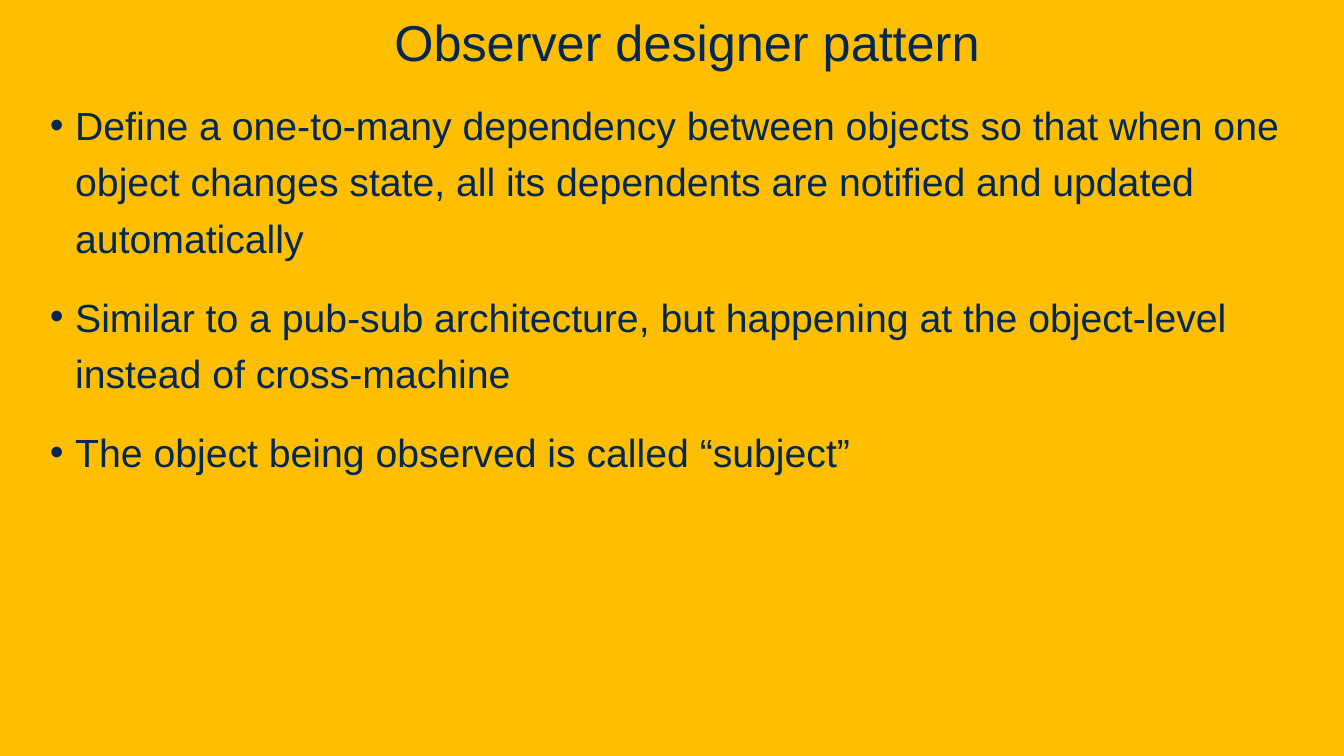
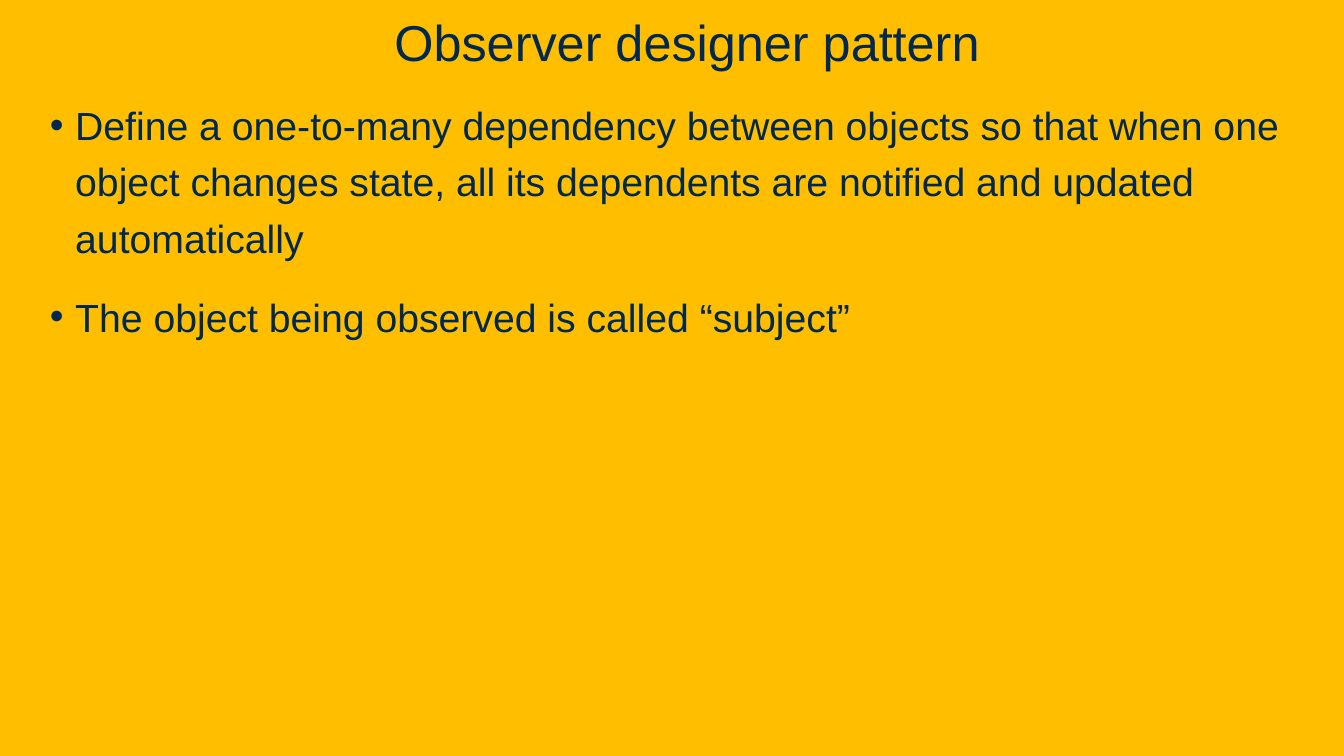
Before and after one commit to davsec-teaching/ECS160-Winter2025, a slide deck: slide 92 of slides/8_design_patterns.pptx (slide 77 before the commit). Drawn at 1344x756 pixels with LibreOffice and Linux fonts; fonts in the diff are those of the drawing; background and template pictures are left out. Boxes give left, top, right and bottom in pixels: in the first picture for what was removed or moved away, otherwise in the second. Text is boxed around its words. In the diff, an @@ line names an element or a change of style, - is before the commit and + after.

Commit message:
Updated design patterns

```diff
--- a/slides/8_design_patterns.pptx
+++ b/slides/8_design_patterns.pptx
@@ text at (x1=75, y1=303, x2=1226, y2=389): paragraph removed @@
-• Similar to a pub-sub architecture, but happening at the object-level instead of cross-machine
```
Also in this commit, not shown: 15 other slides changed, 28 slides added, 2 slides removed.
